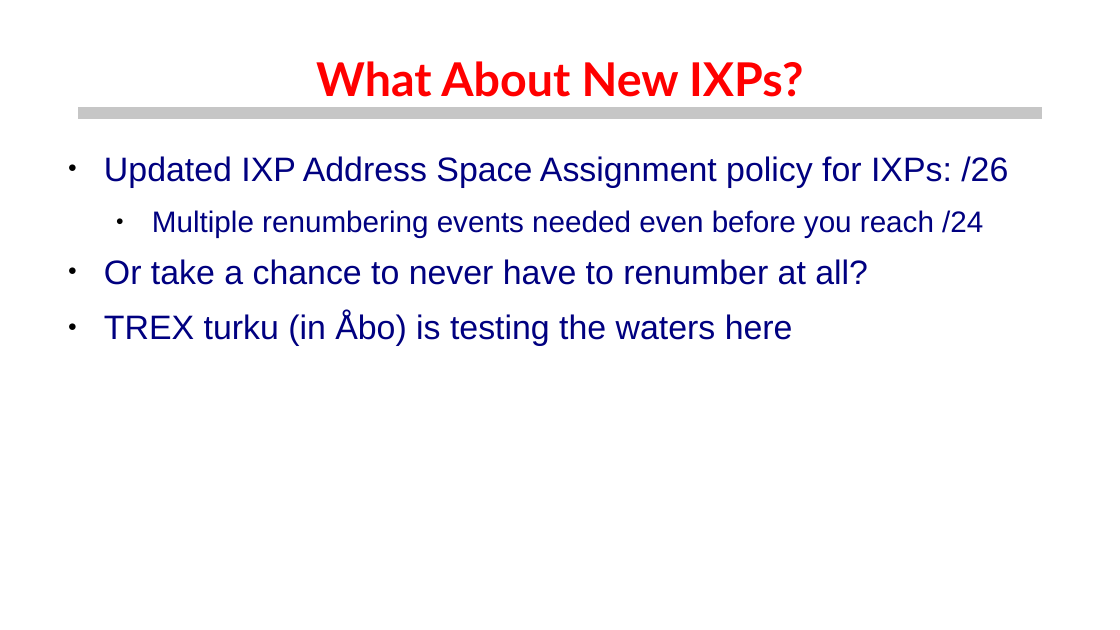
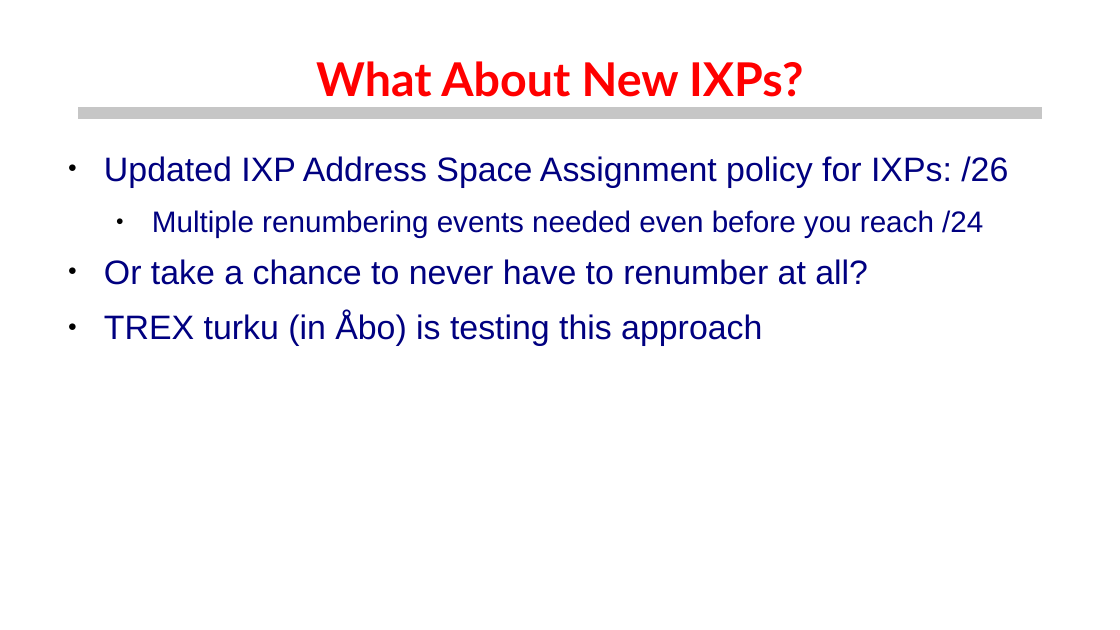
Before and after one commit to euro-ix/rfc8950-ixp, a slide deck: slide 9 of presentations/ipv6-only-ixps.odp. Drawn at 1120x630 pixels with LibreOffice and Linux fonts; fonts in the diff are those of the drawing; background and template pictures are left out. Boxes give left, top, right and bottom in pixels: in the first picture for what was removed or moved away, otherwise in the second. Text is boxed around its words. In the diff, an @@ line names an element or a change of style, - is before the commit and + after.

```diff
--- a/presentations/ipv6-only-ixps.odp
+++ b/presentations/ipv6-only-ixps.odp
@@ text at (104, 312, 762, 346): text changed @@
-● TREX turku (in Åbo) is testing the waters here
+● TREX turku (in Åbo) is testing this approach
```
Also in this commit, not shown: 3 other slides changed, 1 other file.
